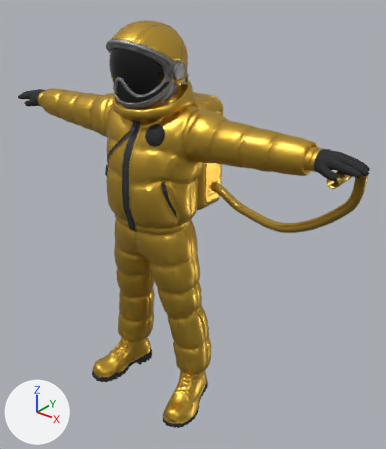
The glTF model public/assets/models/astronaut.glb: old version first, new version second.
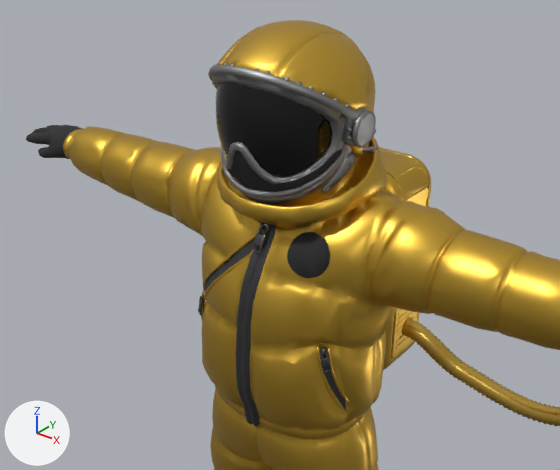
There are two pictures of each version: one whole from a camera (50 mm lens) standing at (1.6, -1.68, 2.08) and looking at (0.12, 0.17, 0.93), one close up from a camera (50 mm lens) standing at (0.95, -1.21, 2.17) and looking at (-0.17, 0.18, 1.31). Arrows for +X, +Y and +Z are at lower left; the lights stay in place. The first two pictures are the older version. Vertices at exactly the same position are counted once.

In view in the first close-up: 'astronaut_body', 'backpack', 'hose'.
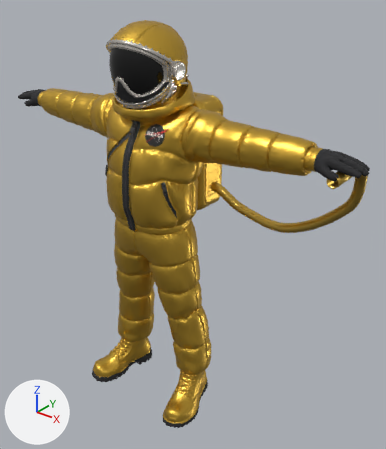
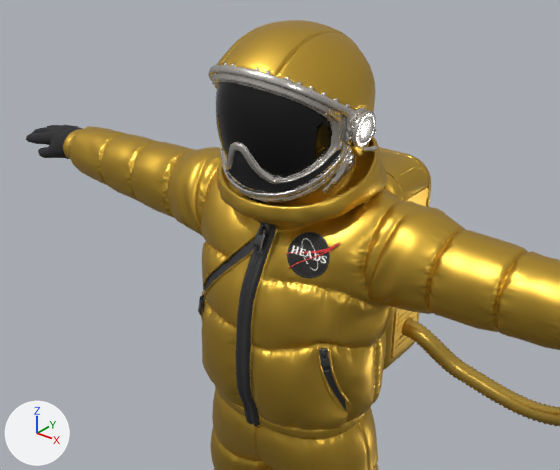
The change, as a list of edits to the scene's bpy script:
```text
Add img_parche_heads:
    img_parche_heads = load_image('parche_heads', '_unpacked/parche_heads', 512, 512, 'sRGB')
Add img_astronaut_normal:
    img_astronaut_normal = load_image('astronaut_normal', '_unpacked/astronaut_normal', 2048, 2048, 'Non-Color')
Change mat_m_suit_gold:
    add n2 = _N.new('ShaderNodeNormalMap'); n2.name = 'Normal Map'
    add n2.uv_map = 'UVMap'
    add n3 = _N.new('ShaderNodeTexImage'); n3.name = 'Image Texture'
    add n3.image = img_astronaut_normal
    add n3.extension = 'EXTEND'
    where n0 = _N.new('ShaderNodeBsdfPrincipled'); n0.name = 'Principled BSDF'
    add _L.new(n2.outputs[0], n0.inputs[5])  # 'Normal' to 'Normal'
    add _L.new(n3.outputs[0], n2.inputs[1])  # 'Color' to 'Color'
Change mat_m_metal_grey:
    where n0 = _N.new('ShaderNodeBsdfPrincipled'); n0.name = 'Principled BSDF'
    n0.inputs[0].default_value: (0.294, 0.294, 0.294, 1.0) -> (0.72, 0.68, 0.62, 1.0)  # 'Base Color', grey #949494 -> 'Base Color', light grey #ddd7ce
    add n0.inputs[2].default_value = 0.24  # 'Roughness'
    add n2 = _N.new('ShaderNodeNormalMap'); n2.name = 'Normal Map'
    add n2.uv_map = 'UVMap'
    add n3 = _N.new('ShaderNodeTexImage'); n3.name = 'Image Texture'
    add n3.image = img_astronaut_normal
    add n3.extension = 'EXTEND'
    add _L.new(n2.outputs[0], n0.inputs[5])  # 'Normal' to 'Normal'
    add _L.new(n3.outputs[0], n2.inputs[1])  # 'Color' to 'Color'
Add mat_m_patch:
    mat_m_patch = bpy.data.materials.new('M_Patch')
    # uses the picture img_parche_heads
Change me_new_body:
    used by ob_astronaut_body; location = (0.0, 0.0, 0.0)
    remove me_new_body.from_pydata(...)  # 16294 vertices, 30201 faces; spans x -0.99..0.99, y -0.22..0.22, z -0.01..1.88
    add me_new_body.from_pydata(...)  # 16578 vertices, 30743 faces; spans x -0.99..0.99, y -0.22..0.22, z -0.01..1.88
    me_new_body part 1: 9 vertices moved within x 0.08..0.16, y -0.1..-0.06, z 1.4..1.49; 5 vertices removed from x 0.09..0.16, y -0.09..-0.07, z 1.41..1.48; 289 vertices added at x 0.06..0.18, y -0.1..-0.05, z 1.4..1.49
    add me_new_body.materials.append(mat_m_patch)
```

Location of each change, (x1, y1, x2, y2) in pixels of the close-ups (560 x 470 px):
'astronaut_body', surface changed, reshaped: (26, 20, 560, 470) in both
part 1 of me_new_body, cut back: before (289, 232, 330, 278); after (286, 232, 340, 278)
